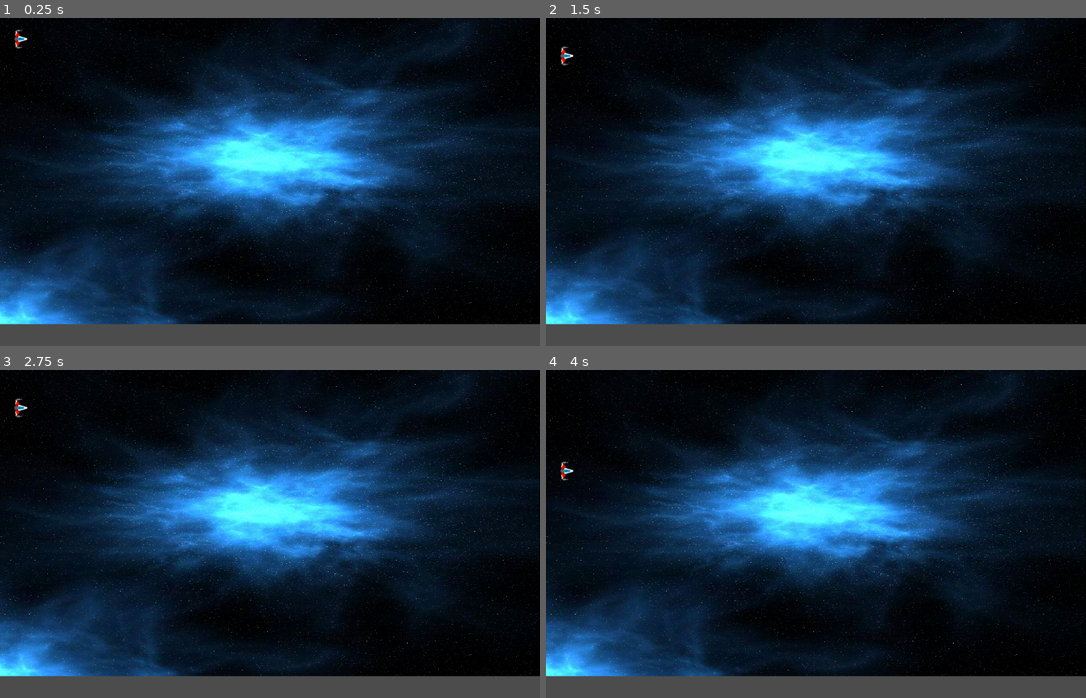
Above: before the commit, frames 1-4 (two rows, left to right).
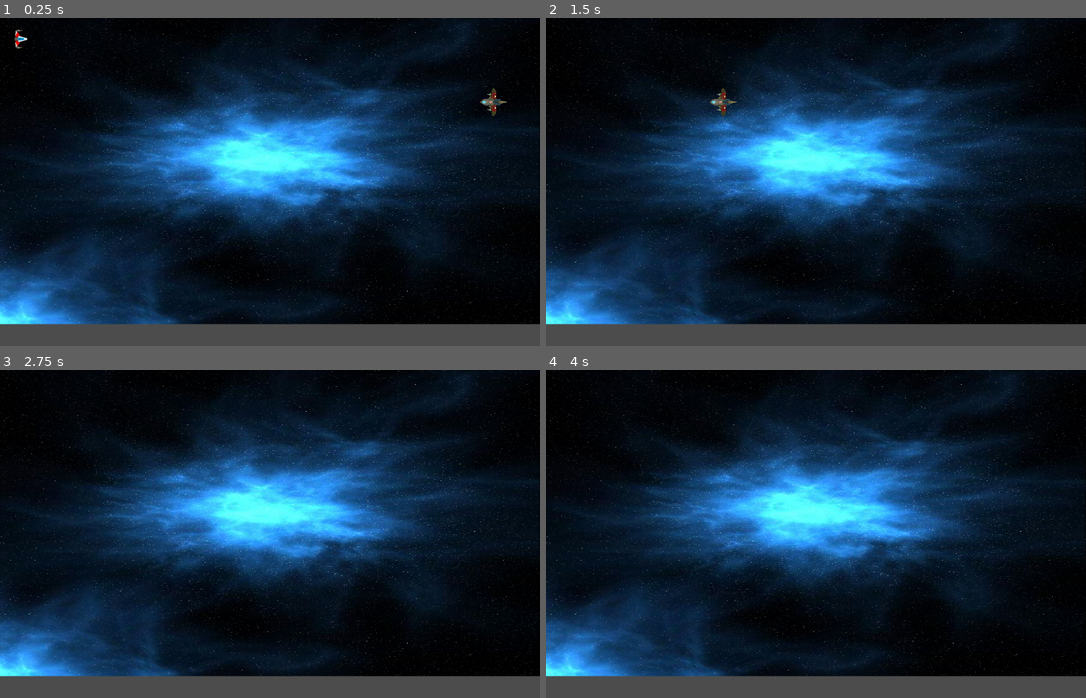
Above: after the commit, the same moments.

Repository: M0liusX/GMTKGameJam2020
Game: Godot game, scene res://Scenes/prototype_1.tscn
Same seed, same stepped clock (60 frames per second), same inputs: the game is played once before the commit and once after it.
Inputs:
- Up to frame 1 (0.25 s): no input
- Up to frame 2 (1.5 s): tap Enter at 0.5 s; hold Up (up) 0.53-1.28 s; hold Down (down) from 1.28 s (still down)
- Up to frame 3 (2.75 s): release Down (down) at 2.03 s; hold Up (up) from 2.03 s (still down)
- Up to frame 4 (4 s): tap Space at 3.5 s; release Up (up) at 3.53 s; hold Down (down) from 3.53 s (still down)

The runs differ from the first frame. In frame 1, 0.1% of the frame differs, in the area x 88-94%, y 21-30%; in frame 2, 0.2%, in the area x 2-36%, y 8-30%; in frame 3, less than 0.1%; in frame 4, less than 0.1%.

Commit message:
Added enemy ship and implemented linear flight toward the left side of the screen. Updated collision so that the enemy can pass invisible walls, but still hit the player ship.

Diff:
--- a/Scenes/prototype_1.tscn
+++ b/Scenes/prototype_1.tscn
@@ -1,9 +1,11 @@
-[gd_scene load_steps=8 format=2]
+[gd_scene load_steps=11 format=2]
 
 [ext_resource path="res://Assets/Art/space1.png" type="Texture" id=1]
 [ext_resource path="res://Assets/Art/ship.png" type="Texture" id=2]
 [ext_resource path="res://Scripts/main.gd" type="Script" id=3]
 [ext_resource path="res://Scripts/player.gd" type="Script" id=4]
+[ext_resource path="res://Scripts/enemy.gd" type="Script" id=5]
+[ext_resource path="res://Assets/Art/fighter.png" type="Texture" id=6]
 
 [sub_resource type="RectangleShape2D" id=1]
 extents = Vector2( 30, 14 )
@@ -13,6 +15,8 @@
 
 [sub_resource type="RectangleShape2D" id=3]
 extents = Vector2( 10, 368 )
+
+[sub_resource type="RectangleShape2D" id=4]
 
 [node name="World" type="Node2D"]
 script = ExtResource( 3 )
@@ -25,6 +29,8 @@
 [node name="player_ship" type="KinematicBody2D" parent="."]
 position = Vector2( 50, 50 )
 rotation = 1.5708
+collision_layer = 3
+collision_mask = 3
 script = ExtResource( 4 )
 
 [node name="player_hurtbox" type="CollisionShape2D" parent="player_ship"]
@@ -37,6 +43,7 @@
 
 [node name="top" type="StaticBody2D" parent="borders"]
 position = Vector2( 640, 0 )
+collision_mask = 2147483649
 
 [node name="top_collision_shape" type="CollisionShape2D" parent="borders/top"]
 shape = SubResource( 2 )
@@ -59,3 +66,17 @@
 [node name="right_collision_shape" type="CollisionShape2D" parent="borders/right"]
 position = Vector2( 0, 360 )
 shape = SubResource( 3 )
+
+[node name="enemy_ship" type="KinematicBody2D" parent="."]
+position = Vector2( 1300, 200 )
+rotation = 4.71239
+collision_layer = 2
+collision_mask = 2147483650
+script = ExtResource( 5 )
+
+[node name="enemy_ship_hitbox" type="CollisionShape2D" parent="enemy_ship"]
+shape = SubResource( 4 )
+
+[node name="enemy_ship_sprite" type="Sprite" parent="enemy_ship"]
+texture = ExtResource( 6 )
+[connection signal="hit" from="player_ship" to="." method="_on_player_ship_hit"]
--- /dev/null
+++ b/Scripts/enemy.gd
@@ -0,0 +1,22 @@
+extends KinematicBody2D
+
+
+# Declare member variables here
+export var MAX_SPEED = 10
+var MAX_VELOCITY = Vector2(-MAX_SPEED, 0)
+export var ACCELERATION = 2
+export var FRICTION = 2
+
+var velocity = Vector2.ZERO
+
+# Called when the node enters the scene tree for the first time.
+func _ready():
+	pass # Replace with function body.
+
+# Called every frame. 'delta' is the elapsed time since the previous frame.
+func _process(delta):
+	# Processing player input
+
+	# Physics for movement
+	velocity = velocity.move_toward(MAX_VELOCITY, ACCELERATION)
+	move_and_collide(velocity)
--- a/Scripts/main.gd
+++ b/Scripts/main.gd
@@ -6,7 +6,7 @@
 
 # Called when the node enters the scene tree for the first time.
 func _ready():
-	pass # Replace with function body.
+	print_tree_pretty()
 
 
 # Called every frame. 'delta' is the elapsed time since the previous frame.
@@ -18,3 +18,7 @@
 	if event is InputEventKey:
 		if event.pressed and event.scancode == KEY_ESCAPE:
 			get_tree().quit()
+
+func _on_player_ship_hit(player):
+	player.queue_free()
+	print("GAME OVER!")
--- a/Scripts/player.gd
+++ b/Scripts/player.gd
@@ -2,12 +2,12 @@
 
 
 # Declare member variables here
-
-const MAX_SPEED = 10
-const ACCELERATION = 2
-const FRICTION = 2
+export var MAX_SPEED = 10
+export var ACCELERATION = 2
+export var FRICTION = 2
 
 var velocity = Vector2.ZERO
+signal hit(player)
 
 # Called when the node enters the scene tree for the first time.
 func _ready():
@@ -28,4 +28,6 @@
 		velocity = velocity.move_toward(inputVector * MAX_SPEED, ACCELERATION)
 	else:
 		velocity = velocity.move_toward(Vector2.ZERO, FRICTION)
-	move_and_collide(velocity)
+	var collisionCheck = move_and_collide(velocity)
+	if collisionCheck:
+		emit_signal("hit", self)
Binary file added: Assets/Art/Spaceship.png
Binary file added: Assets/Art/fighter.png
